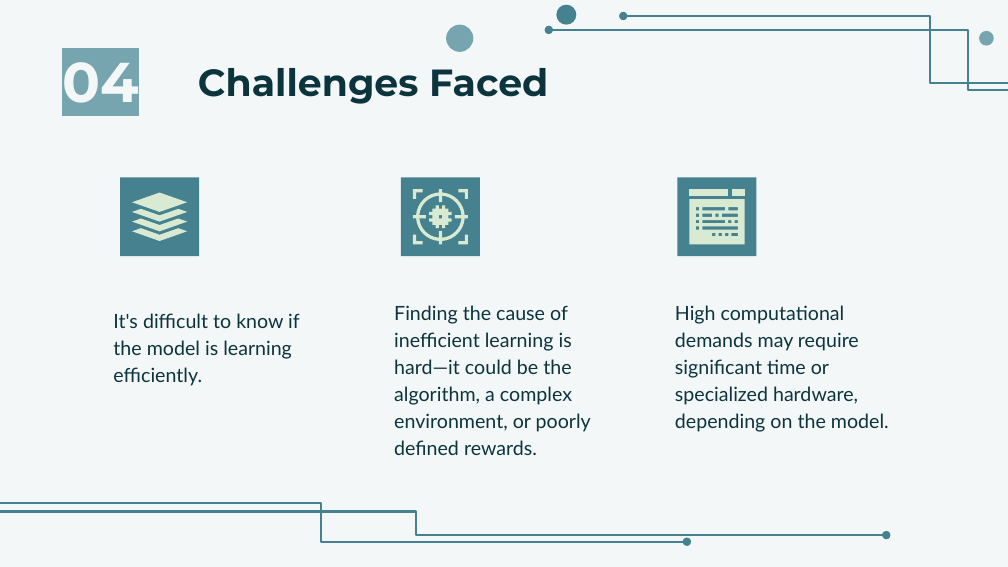
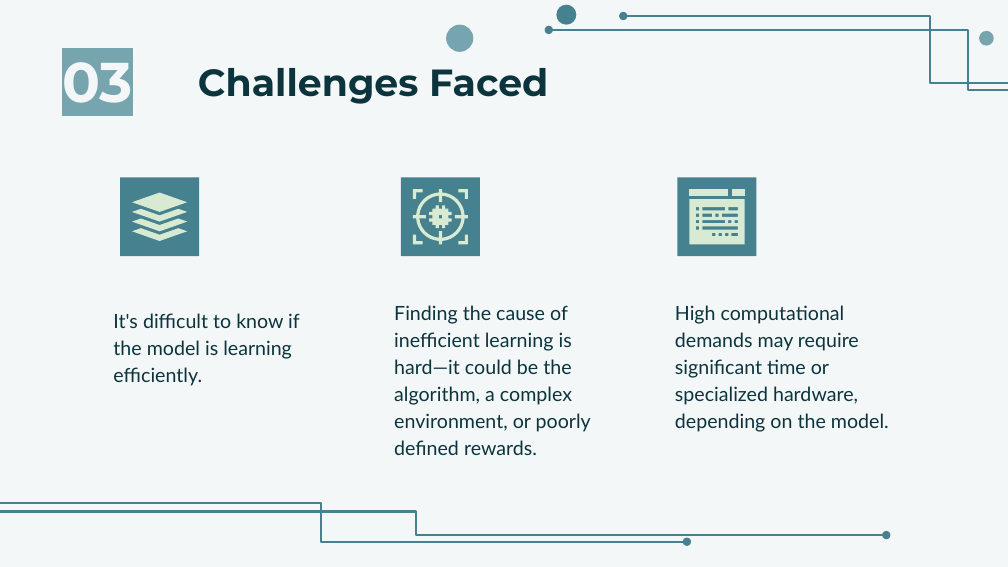
Before and after one commit to j91k/reinforcement_learning, a slide deck: slide 10 of Presentation_slide/RL_presentation.pptx. Drawn at 1008x567 pixels with LibreOffice and Linux fonts; fonts in the diff are those of the drawing. Boxes give left, top, right and bottom in pixels: in the first picture for what was removed or moved away, otherwise in the second. Text is boxed around its words. In the diff, an @@ line names an element or a change of style, - is before the commit and + after.

```diff
--- a/Presentation_slide/RL_presentation.pptx
+++ b/Presentation_slide/RL_presentation.pptx
@@ title at [62,47,133,103]: text changed @@
-04
+03
```
Also in this commit, not shown: 1 slide added, 1 slide removed.
